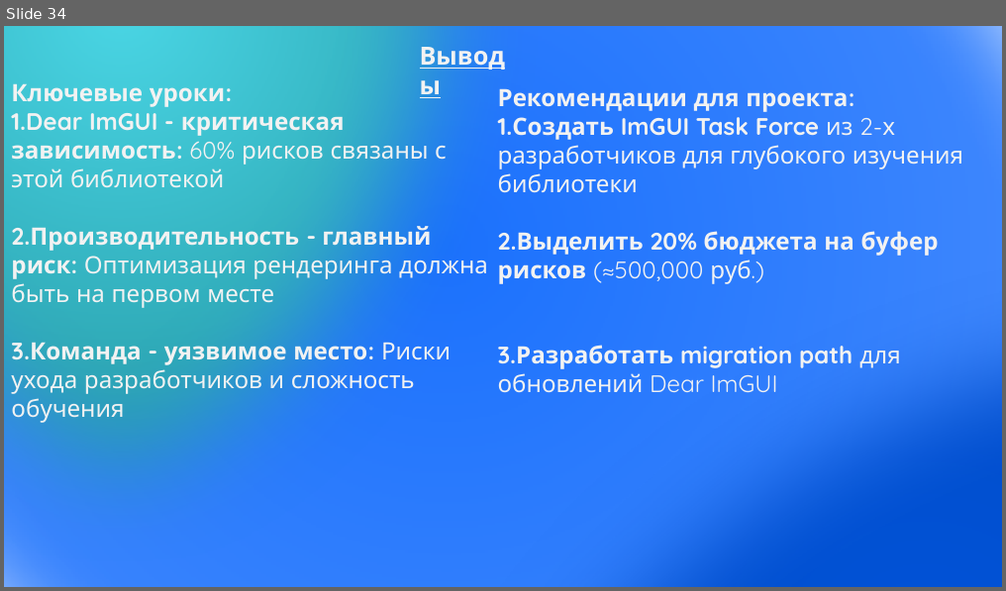
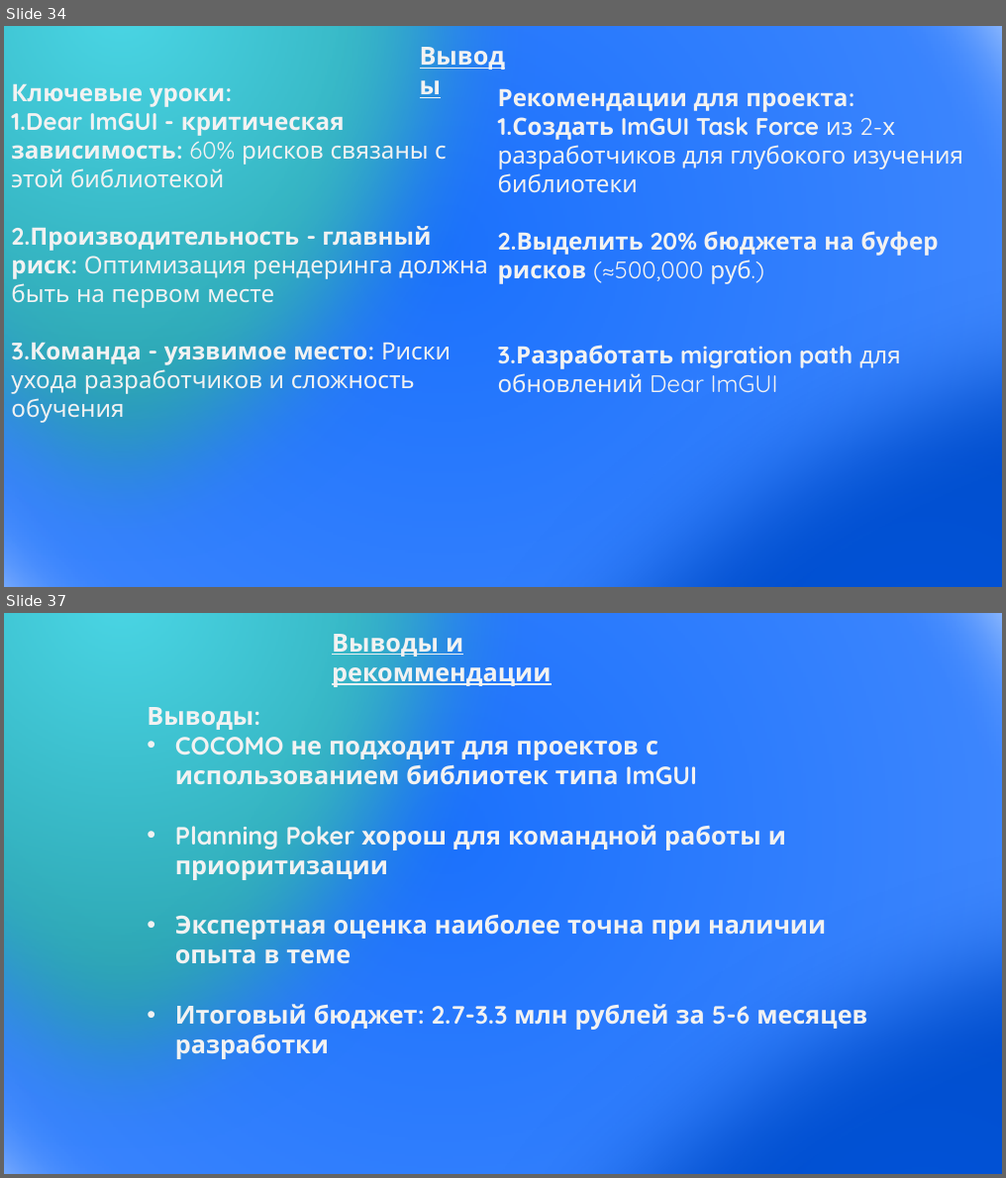
Before and after one commit to HozainFermi/upp, a slide deck: Презентация1.pptx. Shown one above the other, each under a label of ours: slide 34 before the commit, slides 34 and 37 after it; the slides between them are not shown. The pictures are 1006x591 and 1006x1178 pixels, drawn with LibreOffice and Linux fonts; fonts in the diff are those of the drawing. Boxes give left, top, right and bottom in pixels: in the first picture for what was removed or moved away, otherwise in the second. Text is boxed around its words. In the diff, an @@ line names an element or a change of style, - is before the commit and + after.

```diff
--- a/Презентация1.pptx
+++ b/Презентация1.pptx
@@ slide 37 added at (4, 613, 1002, 1174), background #FFFFFF @@
@@ ellipse added at (4, 613, 1002, 1174), fill gradient #002D76 to #1B71FD to #72A7FE, outline #43739E 1 pt @@
@@ ellipse added at (4, 613, 549, 1174), fill gradient #4AD6E5 to #137C87, outline #43739E 1 pt @@
@@ text added at (332, 634, 550, 687), 24 pt, text #F2F2F2, bold, underline @@
+Выводы и рекоммендации
@@ ellipse added at (246, 657, 1002, 1174), fill gradient #156EFF to #0153D9 to #0046B8, outline #43739E 1 pt @@
@@ text added at (147, 707, 867, 1059), 24 pt, text #F2F2F2, bold @@
+Выводы:
+• COCOMO не подходит для проектов с использованием библиотек типа ImGUI
+• Planning Poker хорош для командной работы и приоритизации
+• Экспертная оценка наиболее точна при наличии опыта в теме
+• Итоговый бюджет: 2.7-3.3 млн рублей за 5-6 месяцев разработки
```
Also in this commit, not shown: 6 other slides added.
